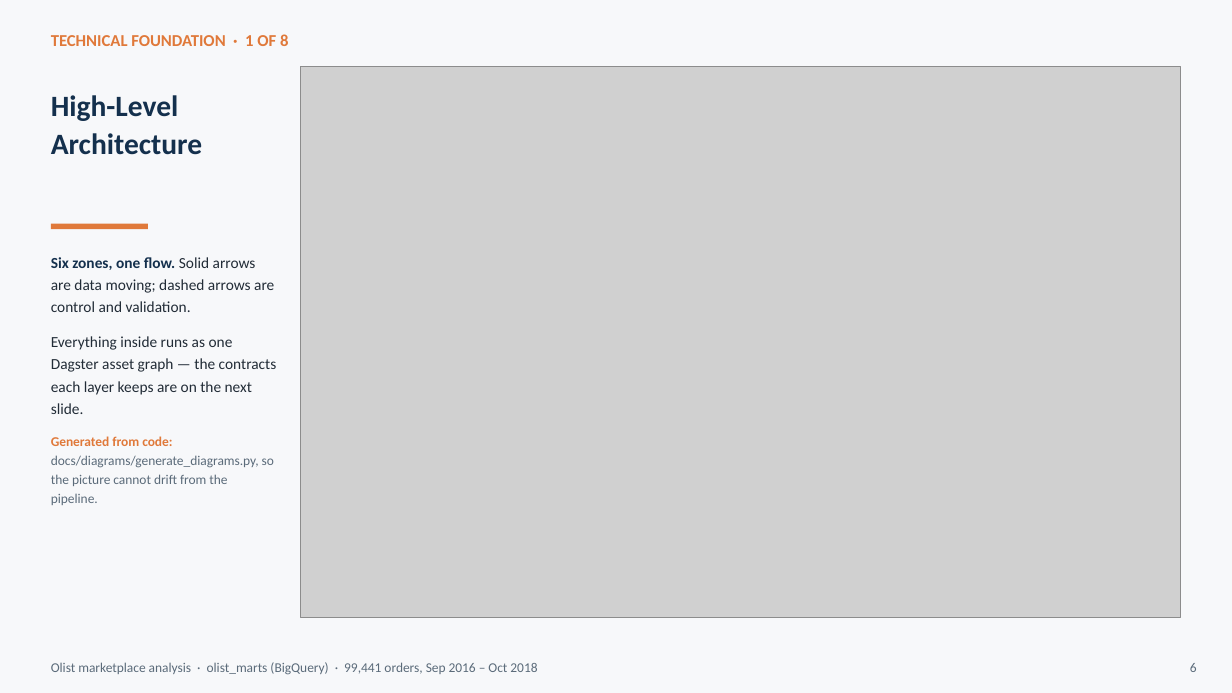
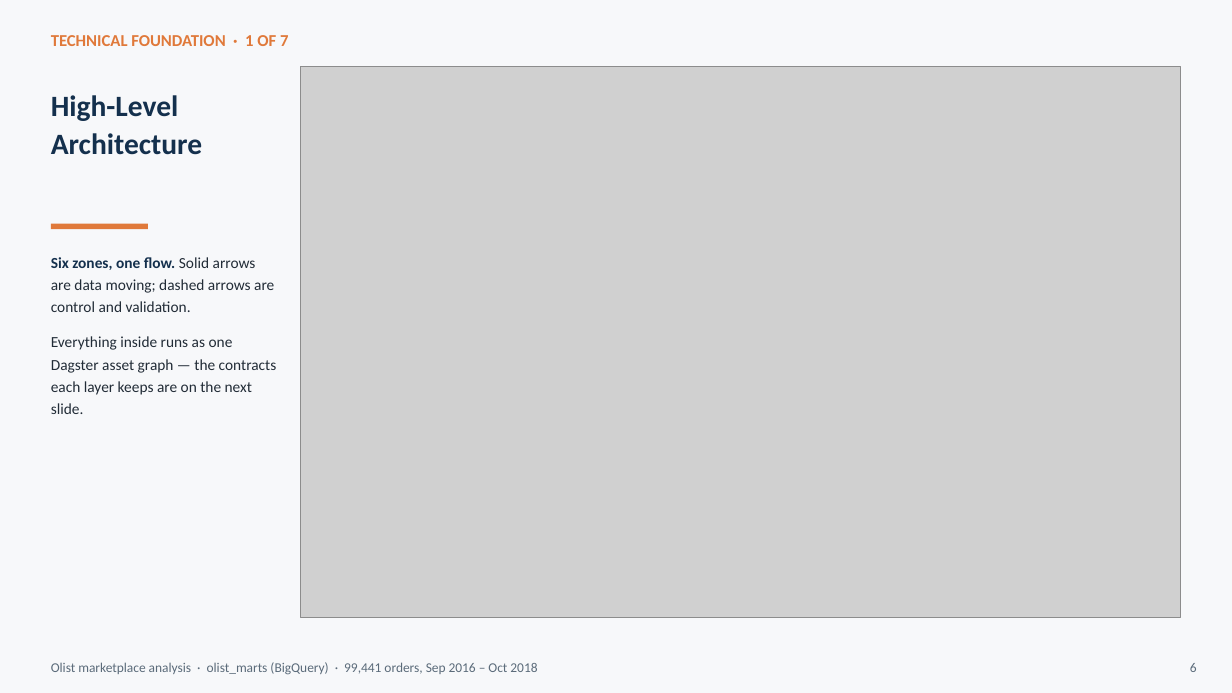
Before and after one commit to cheanwei/ntu-dsai-group5-project2, a slide deck: slide 4 of docs/Olist_Executive_Summary.pptx. Drawn at 1232x693 pixels with LibreOffice and Linux fonts; fonts in the diff are those of the drawing; grey boxes stand for pictures. Boxes give left, top, right and bottom in pixels: in the first picture for what was removed or moved away, otherwise in the second. Text is boxed around its words. In the diff, an @@ line names an element or a change of style, - is before the commit and + after.

```diff
--- a/docs/Olist_Executive_Summary.pptx
+++ b/docs/Olist_Executive_Summary.pptx
@@ text at [51, 35, 288, 46]: text changed @@
-TECHNICAL FOUNDATION · 1 OF 8
+TECHNICAL FOUNDATION · 1 OF 7
@@ text at [51, 436, 274, 505]: paragraph removed @@
-Generated from code: docs/diagrams/generate_diagrams.py, so the picture cannot drift from the pipeline.
```
Also in this commit, not shown: 10 other slides changed, 1 slide added, 1 slide removed.
